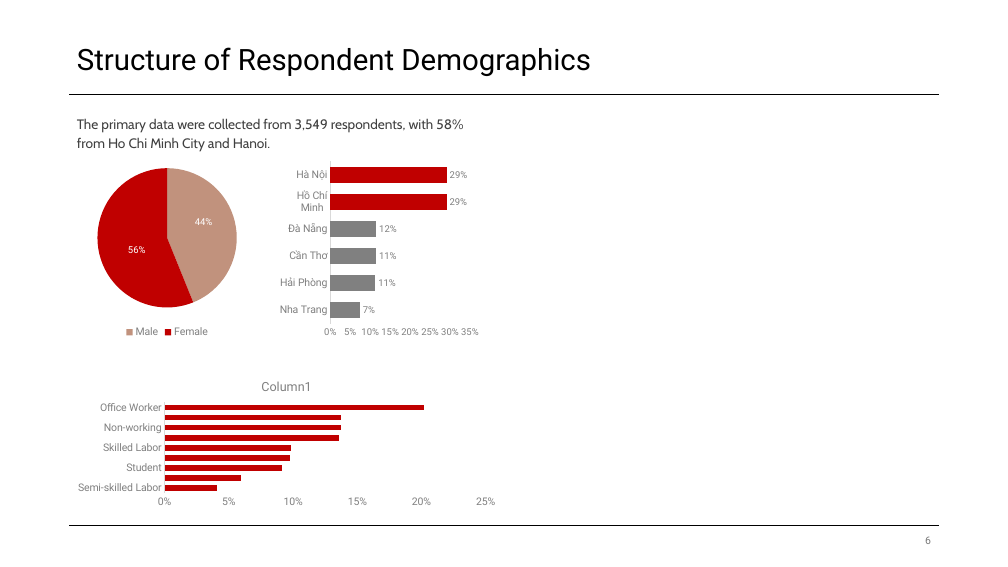
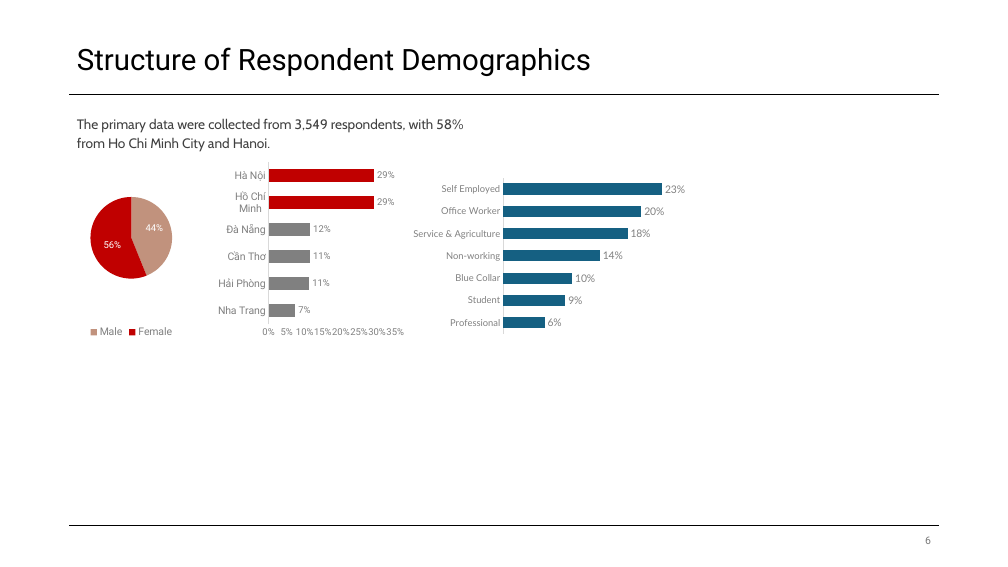
Before and after one commit to Truong2003-tqd/Highlands-Customer-Analysis, a slide deck: slide 6 of Power BI Report/Highlands Report.pptx. Drawn at 1008x567 pixels with LibreOffice and Linux fonts; fonts in the diff are those of the drawing. Boxes give left, top, right and bottom in pixels: in the first picture for what was removed or moved away, otherwise in the second. Text is boxed around its words. In the diff, an @@ line names an element or a change of style, - is before the commit and + after.

```diff
--- a/Power BI Report/Highlands Report.pptx
+++ b/Power BI Report/Highlands Report.pptx
@@ pie chart: place and size @@
-pie chart at [59, 158, 276, 342]
+pie chart at [59, 158, 204, 342]
@@ bar chart at [214, 159, 408, 343] @@
@@ bar spacing changed @@
@@ bar chart: place and size @@
-bar chart at [276, 158, 483, 342]
+bar chart at [214, 159, 408, 343]
@@ bar chart added at [408, 175, 686, 337] @@
+categories: Professional, Student, Blue Collar, Non-working, Service & Agriculture, Office Worker, Self Employed
+Series 1: 0.06, 0.09, 0.1, 0.14, 0.18, 0.2, 0.23
@@ bar chart removed at [70, 370, 504, 511] @@
-title "Column1"
-categories: Semi-skilled Labor, Professional Roles, Student, Artist, Broker & Freelancer, Skilled Labor, SME Business Owner, Non-working, Unskilled Labor, Office Worker
-Column1: 0.041, 0.059, 0.092, 0.098, 0.098, 0.136, 0.137, 0.138, 0.202
```
Also in this commit, not shown: 1 other slide changed, 4 slides added, 2 slides removed, 8 other files.
